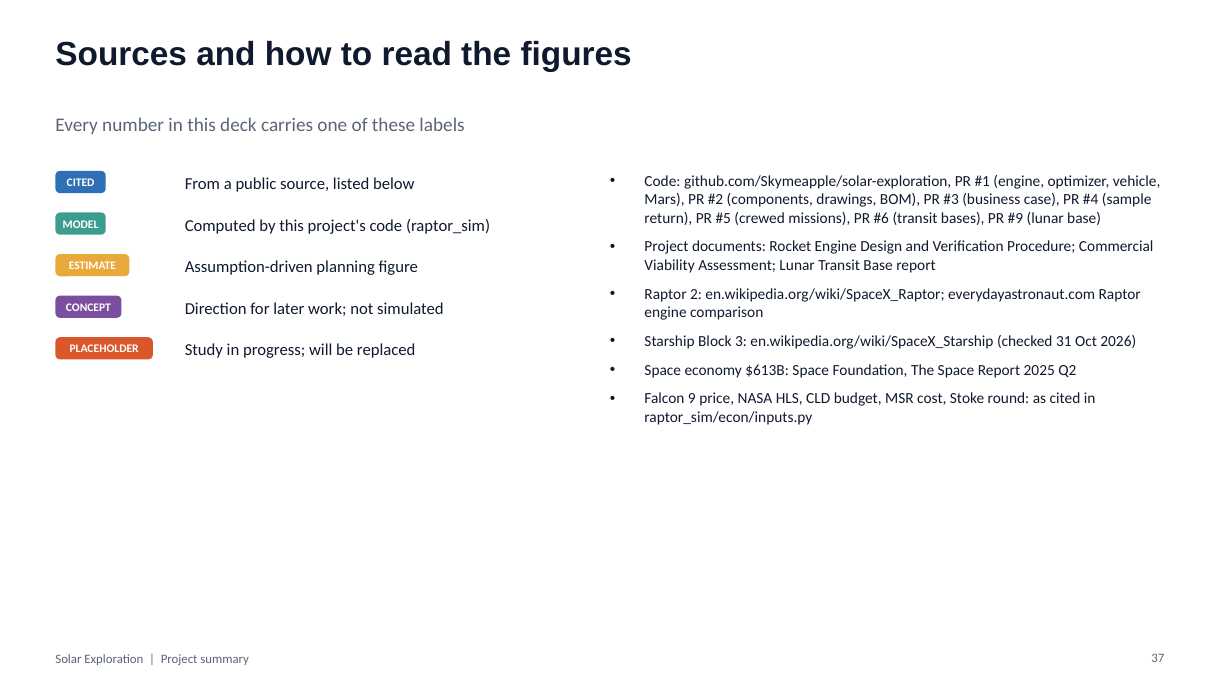
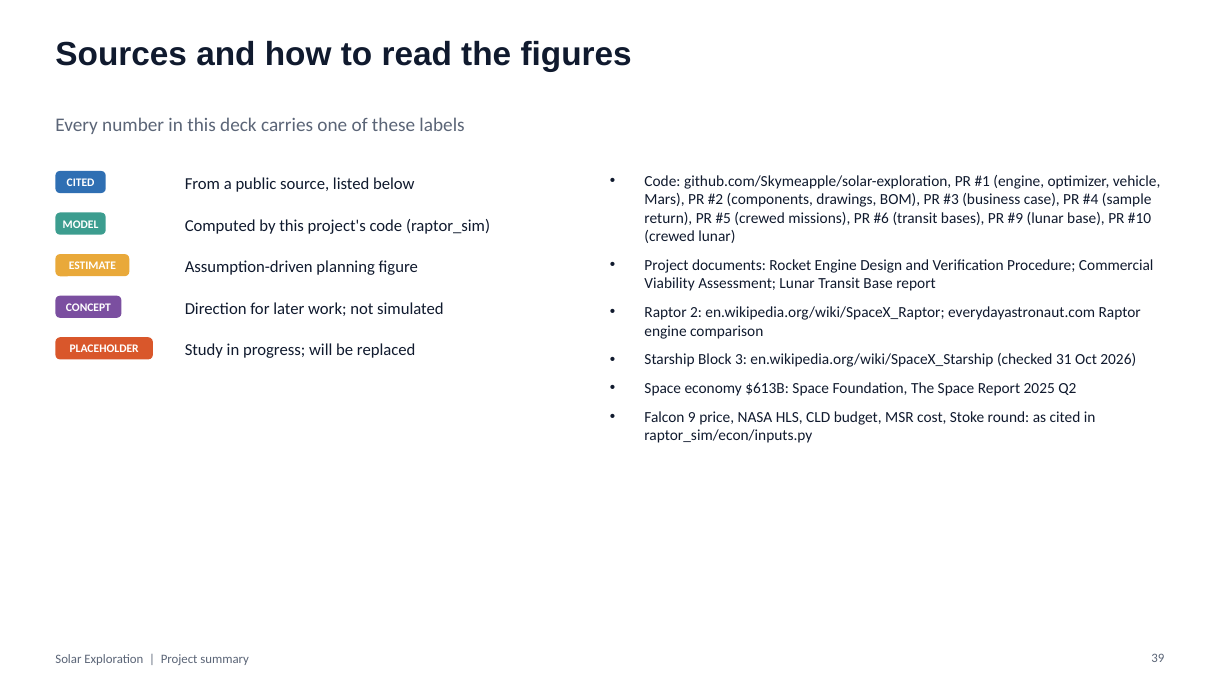
Before and after one commit to Skymeapple/solar-exploration, a slide deck: slide 39 of presentation/Solar_Exploration_Project_Summary.pptx (slide 37 before the commit). Drawn at 1232x693 pixels with LibreOffice and Linux fonts; fonts in the diff are those of the drawing. Boxes give left, top, right and bottom in pixels: in the first picture for what was removed or moved away, otherwise in the second. Text is boxed around its words. In the diff, an @@ line names an element or a change of style, - is before the commit and + after.

```diff
--- a/presentation/Solar_Exploration_Project_Summary.pptx
+++ b/presentation/Solar_Exploration_Project_Summary.pptx
@@ text at (644,175,1161,243): text changed @@
-• Code: github.com/Skymeapple/solar-exploration, PR #1 (engine, optimizer, vehicle, Mars), PR #2 (components, drawings, BOM), PR #3 (business case), PR #4 (sample return), PR #5 (crewed missions), PR #6 (transit bases), PR #9 (lunar base)
+• Code: github.com/Skymeapple/solar-exploration, PR #1 (engine, optimizer, vehicle, Mars), PR #2 (components, drawings, BOM), PR #3 (business case), PR #4 (sample return), PR #5 (crewed missions), PR #6 (transit bases), PR #9 (lunar base), PR #10 (crewed lunar)
```
Also in this commit, not shown: 8 other slides changed, 2 slides added, 1 other file.
